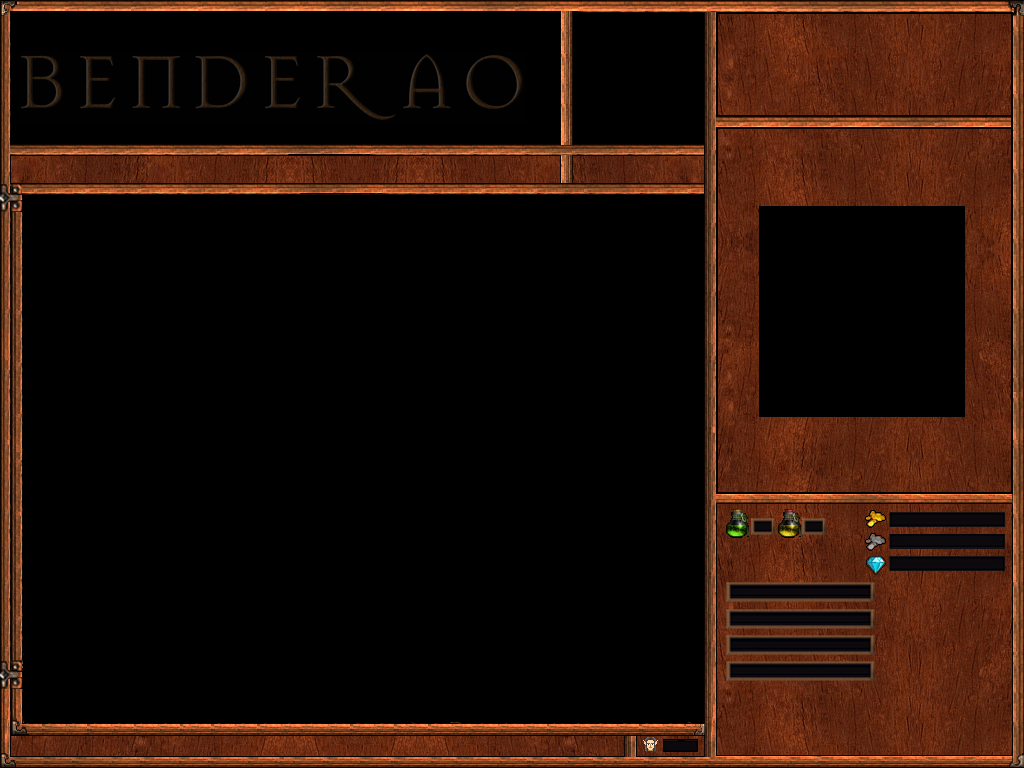
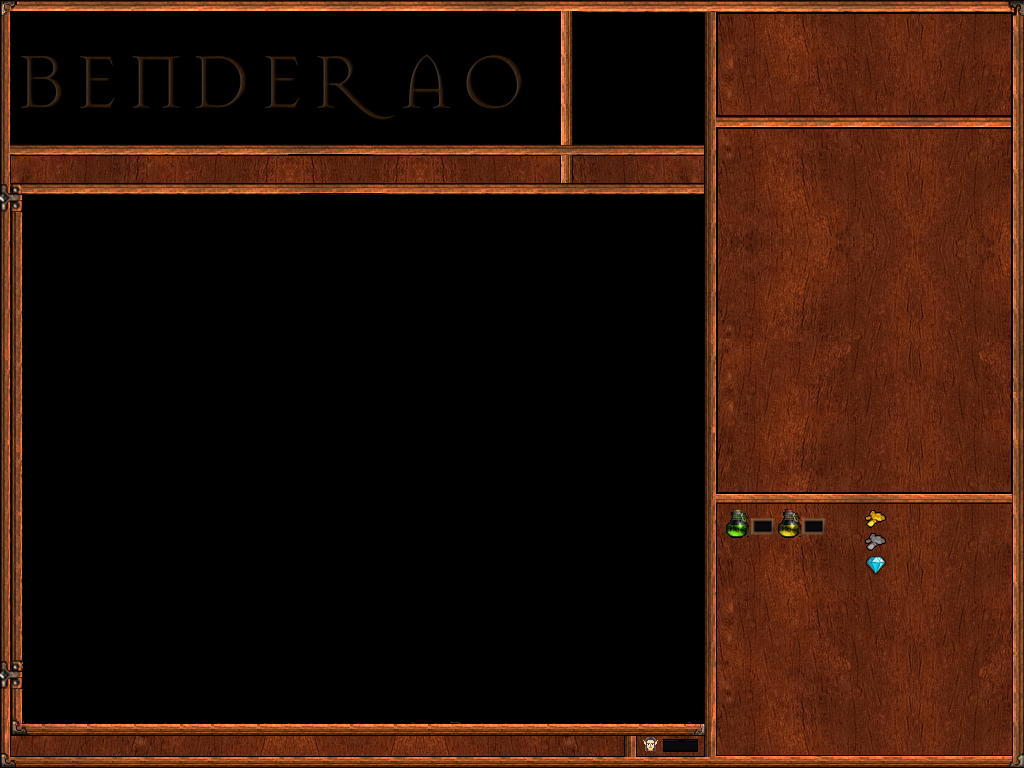
Layer changes from the first w=1024, h=768 image to the second:
hid "Recuadro Energia" over [726, 582, 875, 602]
hid "Recuadro Vida" over [726, 609, 875, 629]
hid "Recuadro Mana" over [726, 635, 875, 655]
hid "Recuadro Comida hambre" over [726, 661, 875, 681]
hid "Recuadro DONANTES" over [889, 556, 1005, 571]
hid "Recuadro PLATA" over [889, 534, 1005, 549]
hid "Recuadro ORO" over [889, 512, 1005, 527]
hid "Capa 2" over [759, 206, 965, 417]
